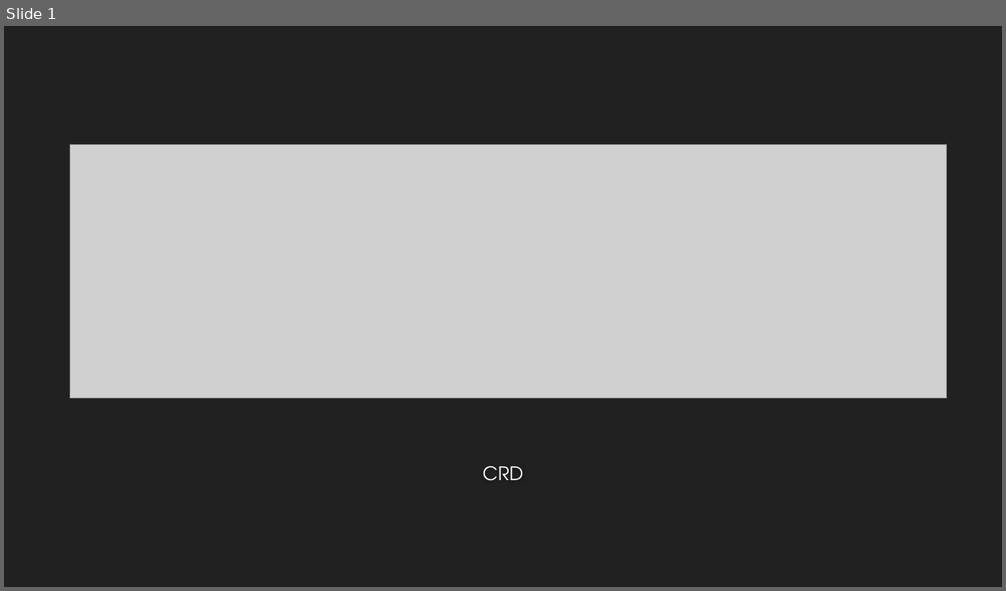
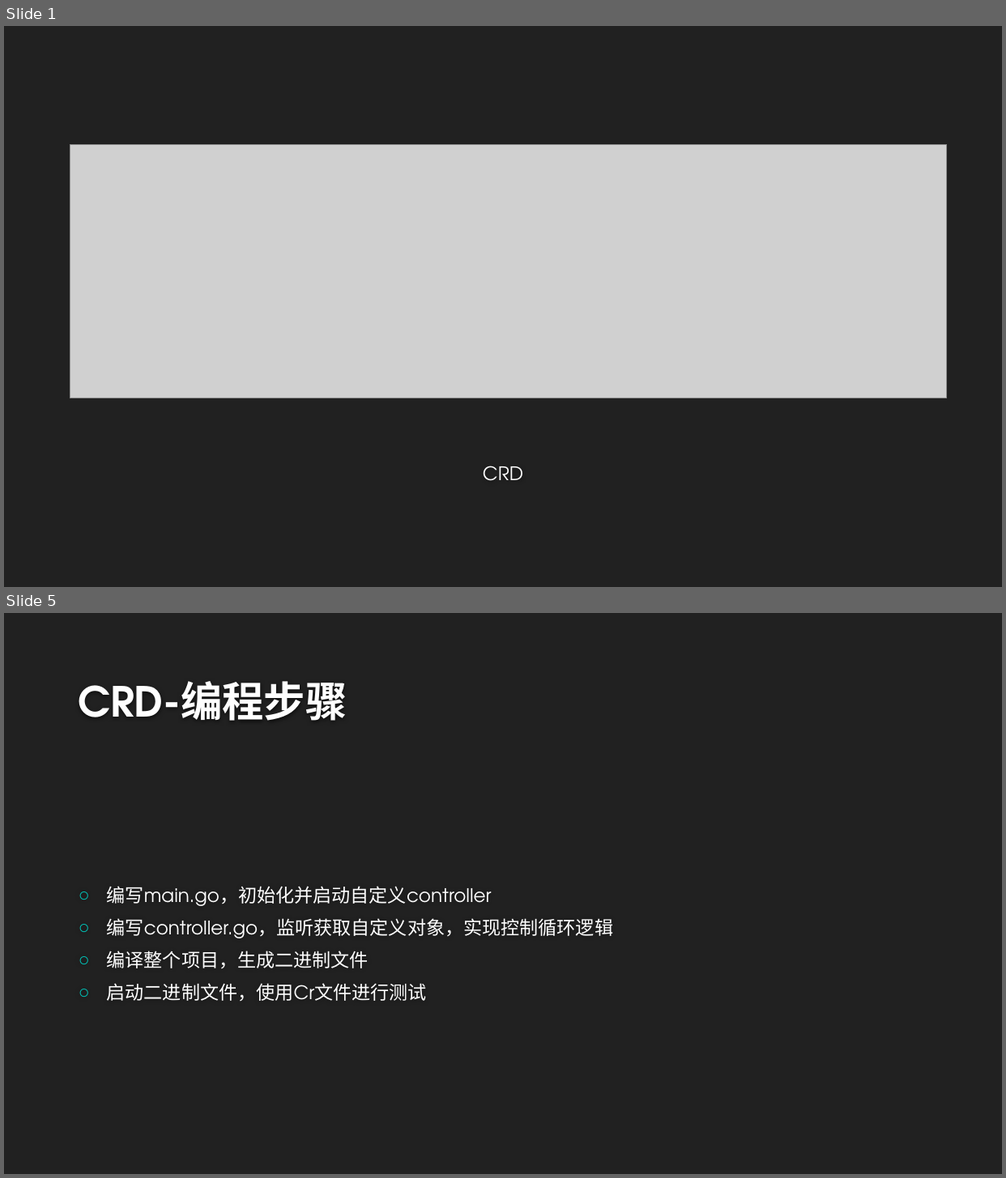
Before and after one commit to airuitian/CloudNative, a slide deck: kubernetes/k8s008.pptx. Shown one above the other, each under a label of ours: slide 1 before the commit, slides 1 and 5 after it; the slides between them are not shown. The pictures are 1006x591 and 1006x1178 pixels, drawn with LibreOffice and Linux fonts; fonts in the diff are those of the drawing; grey boxes stand for pictures; background and template pictures are left out. Boxes give left, top, right and bottom in pixels: in the first picture for what was removed or moved away, otherwise in the second. Text is boxed around its words. In the diff, an @@ line names an element or a change of style, - is before the commit and + after.

```diff
--- a/kubernetes/k8s008.pptx
+++ b/kubernetes/k8s008.pptx
@@ slide 5 added at bbox=[4, 613, 1002, 1174], background #212121 @@
@@ title added at bbox=[78, 681, 347, 721], 40 pt, text #FEFEFE, bold @@
+CRD-编程步骤
@@ text added at bbox=[107, 886, 614, 1002], 18 pt, text #FFFFFF @@
+○ 编写main.go，初始化并启动自定义controller
+○ 编写controller.go，监听获取自定义对象，实现控制循环逻辑
+○ 编译整个项目，生成二进制文件
+○ 启动二进制文件，使用Cr文件进行测试
```
Also in this commit, not shown: 3 slides changed, 5 other slides added.
